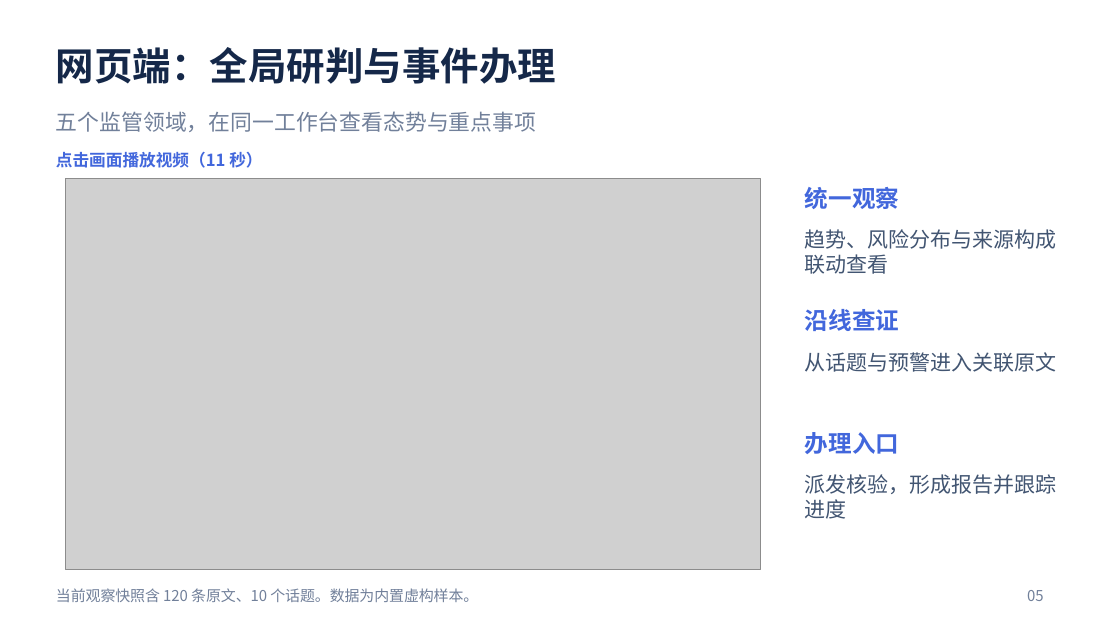
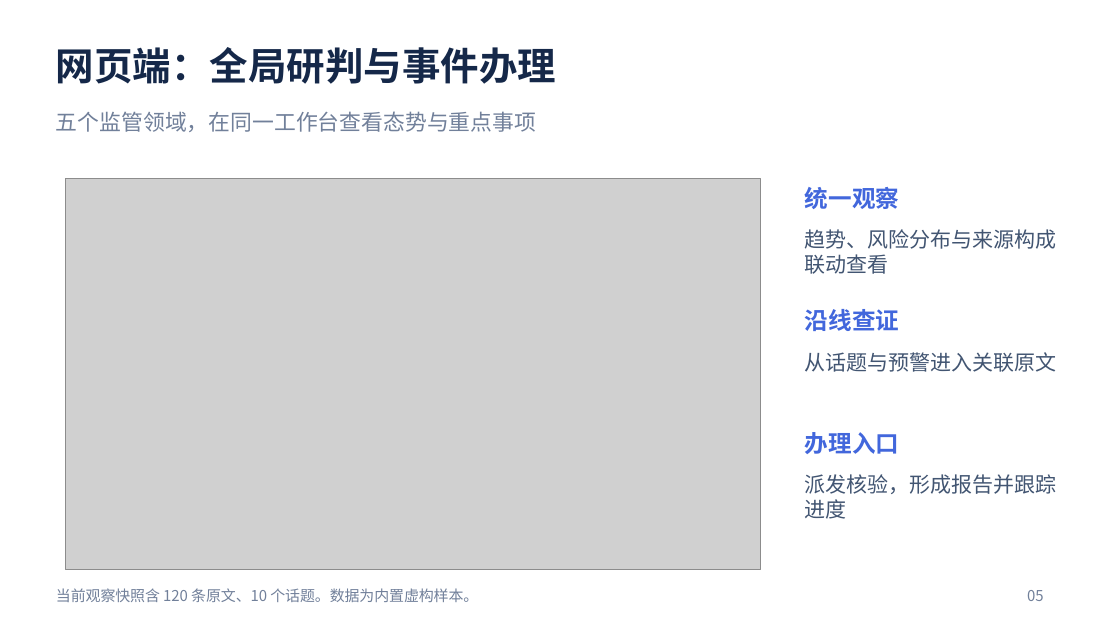
Before and after one commit to kai2dot0/aps_demp, a slide deck: slide 5 of ppt/观澜_OPC项目路演_功能分段演示版.pptx. Drawn at 1120x630 pixels with LibreOffice and Linux fonts; fonts in the diff are those of the drawing; grey boxes stand for pictures. Boxes give left, top, right and bottom in pixels: in the first picture for what was removed or moved away, otherwise in the second. Text is boxed around its words. In the diff, an @@ line names an element or a change of style, - is before the commit and + after.

```diff
--- a/ppt/观澜_OPC项目路演_功能分段演示版.pptx
+++ b/ppt/观澜_OPC项目路演_功能分段演示版.pptx
@@ text removed at (56, 152, 262, 168) @@
-点击画面播放视频（11 秒）
```
Also in this commit, not shown: 6 other slides changed.
